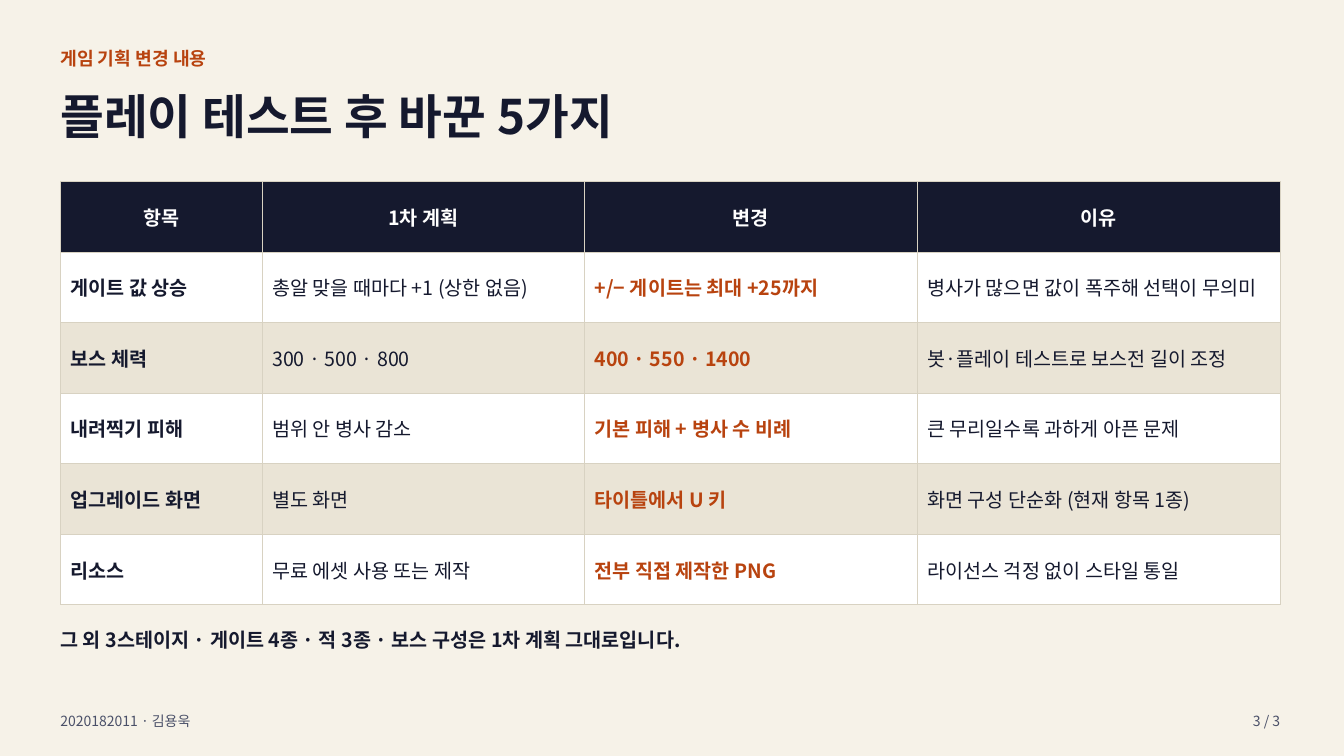
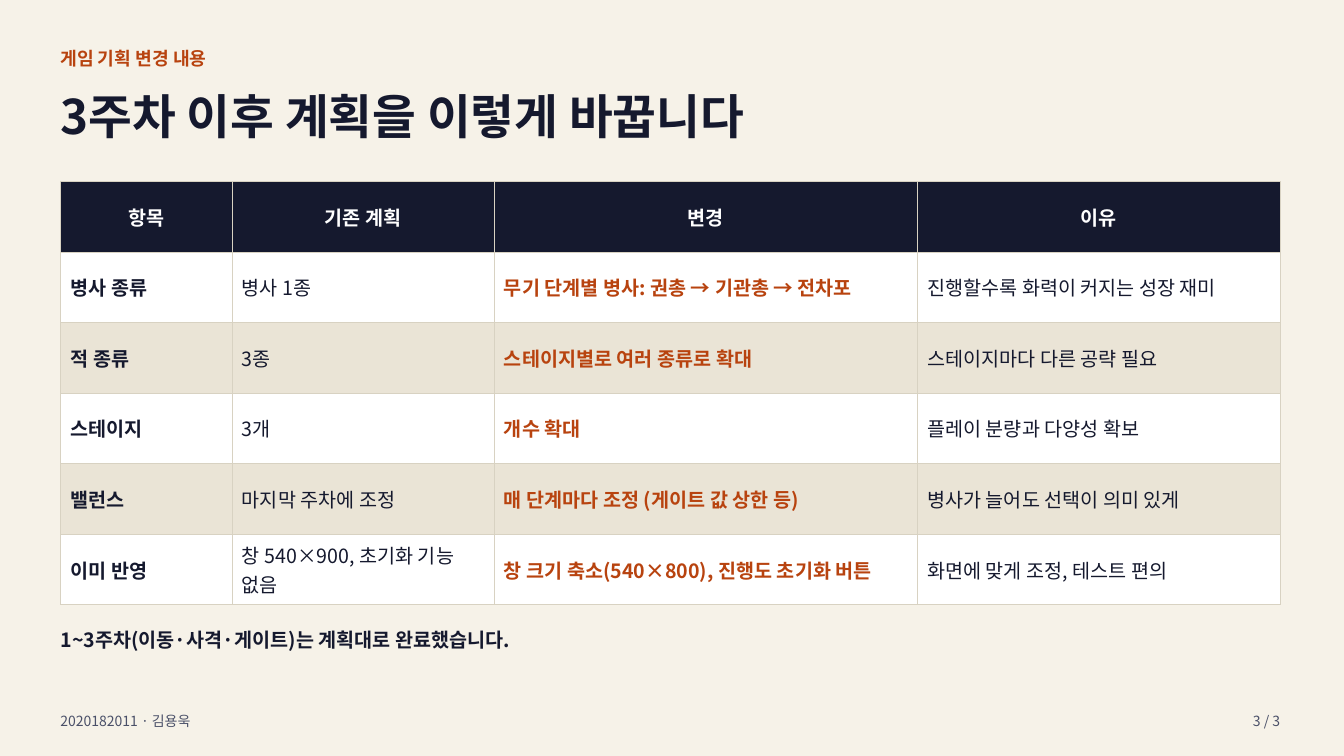
Before and after one commit to yonguk922/2DGP_Project_2026, a slide deck: slide 3 of game/docs/2DGP_2nd_presentation.pptx. Drawn at 1344x756 pixels with LibreOffice and Linux fonts; fonts in the diff are those of the drawing. Boxes give left, top, right and bottom in pixels: in the first picture for what was removed or moved away, otherwise in the second. Text is boxed around its words. In the diff, an @@ line names an element or a change of style, - is before the commit and + after.

```diff
--- a/game/docs/2DGP_2nd_presentation.pptx
+++ b/game/docs/2DGP_2nd_presentation.pptx
@@ text at <box>60,94,744,139</box>: text changed @@
-플레이 테스트 후 바꾼 5가지
+3주차 이후 계획을 이렇게 바꿉니다
@@ table at <box>60,181,1280,598</box> @@
-row 1, column 2: 1차 계획
+row 1, column 2: 기존 계획
-row 2: 게이트 값 상승 | 총알 맞을 때마다 +1 (상한 없음) | +/− 게이트는 최대 +25까지 | 병사가 많으면 값이 폭주해 선택이 무의미
+row 2: 병사 종류 | 병사 1종 | 무기 단계별 병사: 권총 → 기관총 → 전차포 | 진행할수록 화력이 커지는 성장 재미
-row 3: 보스 체력 | 300 · 500 · 800 | 400 · 550 · 1400 | 봇·플레이 테스트로 보스전 길이 조정
+row 3: 적 종류 | 3종 | 스테이지별로 여러 종류로 확대 | 스테이지마다 다른 공략 필요
-row 4: 내려찍기 피해 | 범위 안 병사 감소 | 기본 피해 + 병사 수 비례 | 큰 무리일수록 과하게 아픈 문제
+row 4: 스테이지 | 3개 | 개수 확대 | 플레이 분량과 다양성 확보
-row 5: 업그레이드 화면 | 별도 화면 | 타이틀에서 U 키 | 화면 구성 단순화 (현재 항목 1종)
+row 5: 밸런스 | 마지막 주차에 조정 | 매 단계마다 조정 (게이트 값 상한 등) | 병사가 늘어도 선택이 의미 있게
-row 6: 리소스 | 무료 에셋 사용 또는 제작 | 전부 직접 제작한 PNG | 라이선스 걱정 없이 스타일 통일
+row 6: 이미 반영 | 창 540×900, 초기화 기능 없음 | 창 크기 축소(540×800), 진행도 초기화 버튼 | 화면에 맞게 조정, 테스트 편의
@@ text at <box>60,630,510,651</box>: text changed @@
-그 외 3스테이지 · 게이트 4종 · 적 3종 · 보스 구성은 1차 계획 그대로입니다.
+1~3주차(이동·사격·게이트)는 계획대로 완료했습니다.
```
Also in this commit, not shown: 2 other slides changed, 3 other files.
